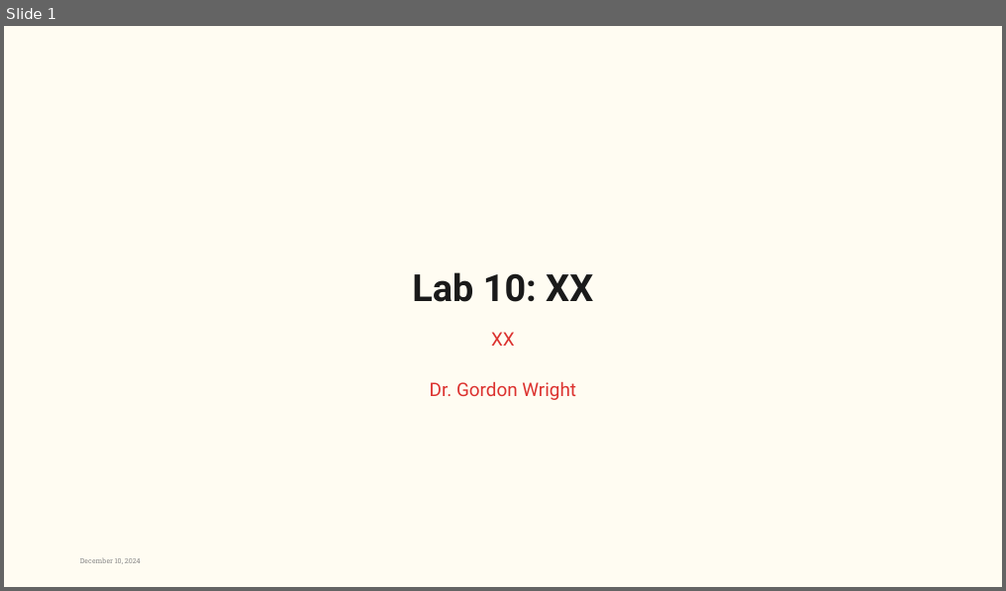
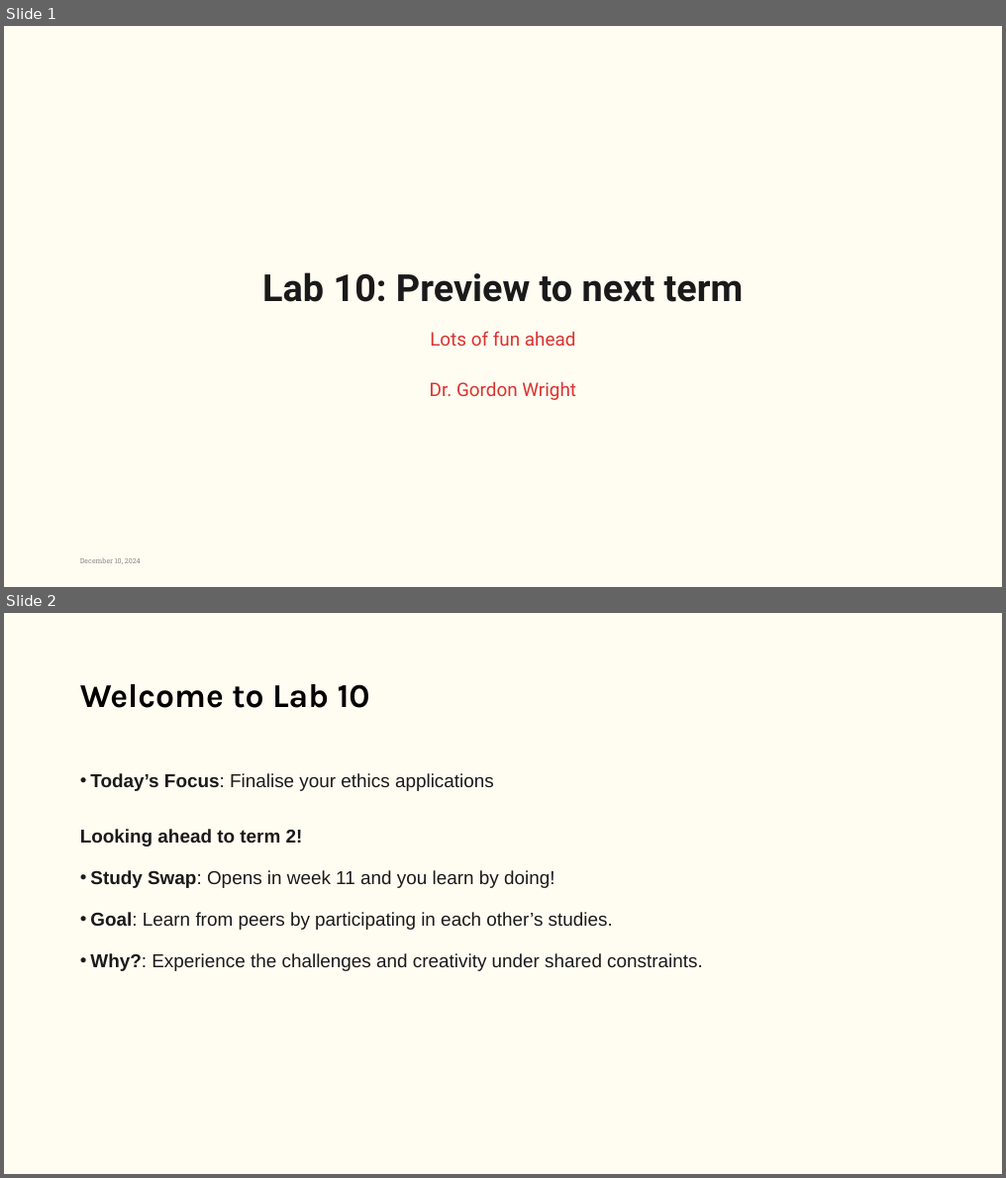
Before and after one commit to LittleMonkeyLab/PS52007Dslides, a slide deck: week10/lab.pptx. Shown one above the other, each under a label of ours: slide 1 before the commit, slides 1 and 2 after it. The pictures are 1006x591 and 1006x1178 pixels, drawn with LibreOffice and Linux fonts; fonts in the diff are those of the drawing; background and template pictures are left out. Boxes give left, top, right and bottom in pixels: in the first picture for what was removed or moved away, otherwise in the second. Text is boxed around its words. In the diff, an @@ line names an element or a change of style, - is before the commit and + after.

```diff
--- a/week10/lab.pptx
+++ b/week10/lab.pptx
@@ slide 2 added at (4, 613, 1002, 1174), background #FFFCF2 @@
@@ title added at (80, 684, 370, 708), 32 pt, text #000000, bold @@
+Welcome to Lab 10
@@ text added at (80, 773, 703, 971), 18 pt, text #1A1A1A @@
+• Today’s Focus: Finalise your ethics applications
+Looking ahead to term 2!
+• Study Swap: Opens in week 11 and you learn by doing!
+• Goal: Learn from peers by participating in each other’s studies.
+• Why?: Experience the challenges and creativity under shared constraints.
@@ slide 1 changed as well @@
@@ title at (262, 273, 744, 302): text changed @@
-Lab 10: XX
+Lab 10: Preview to next term
@@ subtitle at (430, 331, 576, 400): text changed @@
-XX
-Dr. Gordon Wright
+Lots of fun ahead
+Dr. Gordon Wright
```
Also in this commit, not shown: 3 other slides added, 2 slides removed, 45 other files.
